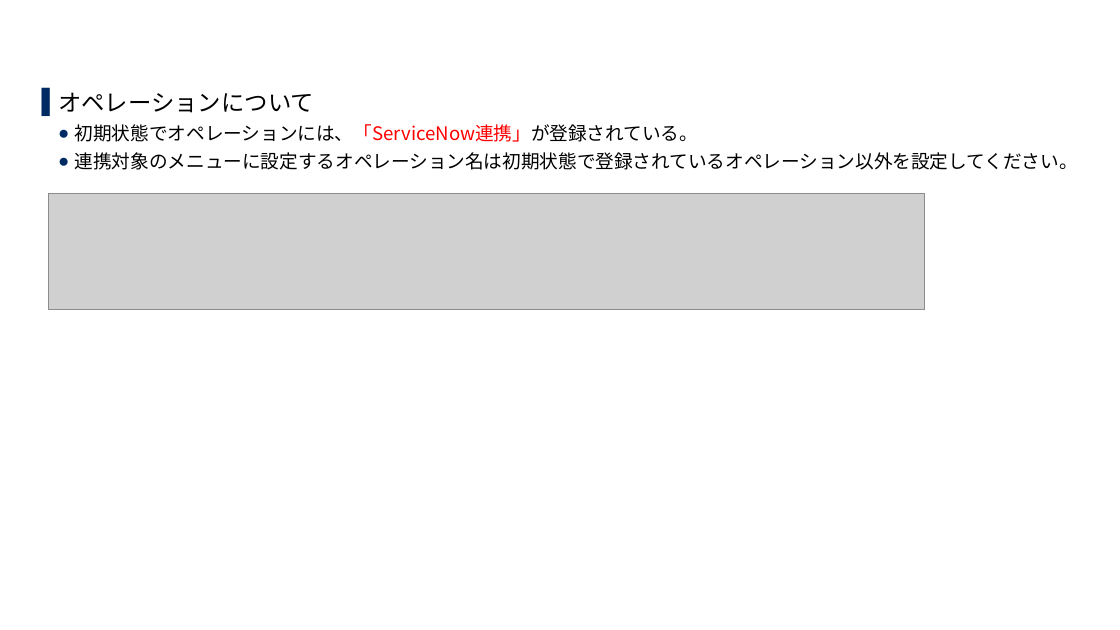
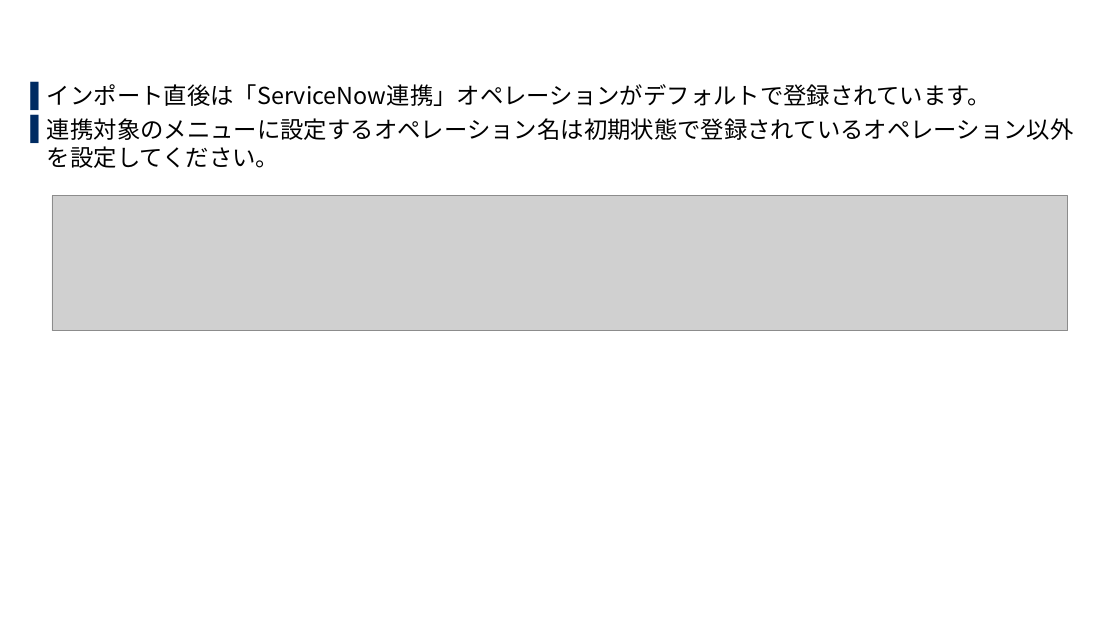
Before and after one commit to exastro-suite/SettingSamples-ServiceNow, a slide deck: slide 9 of docs/setting-samples-servicenow-install_ja.pptx (slide 25 before the commit). Drawn at 1120x630 pixels with LibreOffice and Linux fonts; fonts in the diff are those of the drawing; grey boxes stand for pictures; background and template pictures are left out. Boxes give left, top, right and bottom in pixels: in the first picture for what was removed or moved away, otherwise in the second. Text is boxed around its words. In the diff, an @@ line names an element or a change of style, - is before the commit and + after.

```diff
--- a/docs/setting-samples-servicenow-install_ja.pptx
+++ b/docs/setting-samples-servicenow-install_ja.pptx
@@ text "インポート直後は「ServiceNow連携」オペレーションがデフォルトで登録されています。": place and size @@
-text "インポート直後は「ServiceNow連携」オペレーションがデフォルトで登録されています。" at [58,92,1078,170]
+text "インポート直後は「ServiceNow連携」オペレーションがデフォルトで登録されています。" at [47,84,1074,168]
@@ text at [47,84,991,106]: text changed; size 16 to 20 pt @@
-▌ オペレーションについて
-  ● 初期状態でオペレーションには、「ServiceNow連携」が登録されている。
+▌ インポート直後は「ServiceNow連携」オペレーションがデフォルトで登録されています。
@@ text at [47,118,1074,168]: size 16 to 20 pt in "連携対象のメニューに設定するオペレーション名は初期状態で登録されているオペレーション以外を設定してください。"; bullet ● to ▌; list level 2 to 1 in "連携対象のメニューに設定するオペレーション名は初期状態で登録されているオペレーション以外を設定してください。" @@
@@ picture: place and size @@
-picture at [49,193,925,310]
+picture at [52,196,1068,331]
```
Also in this commit, not shown: 19 other slides changed, 30 slides added, 42 slides removed, 1 other file.
